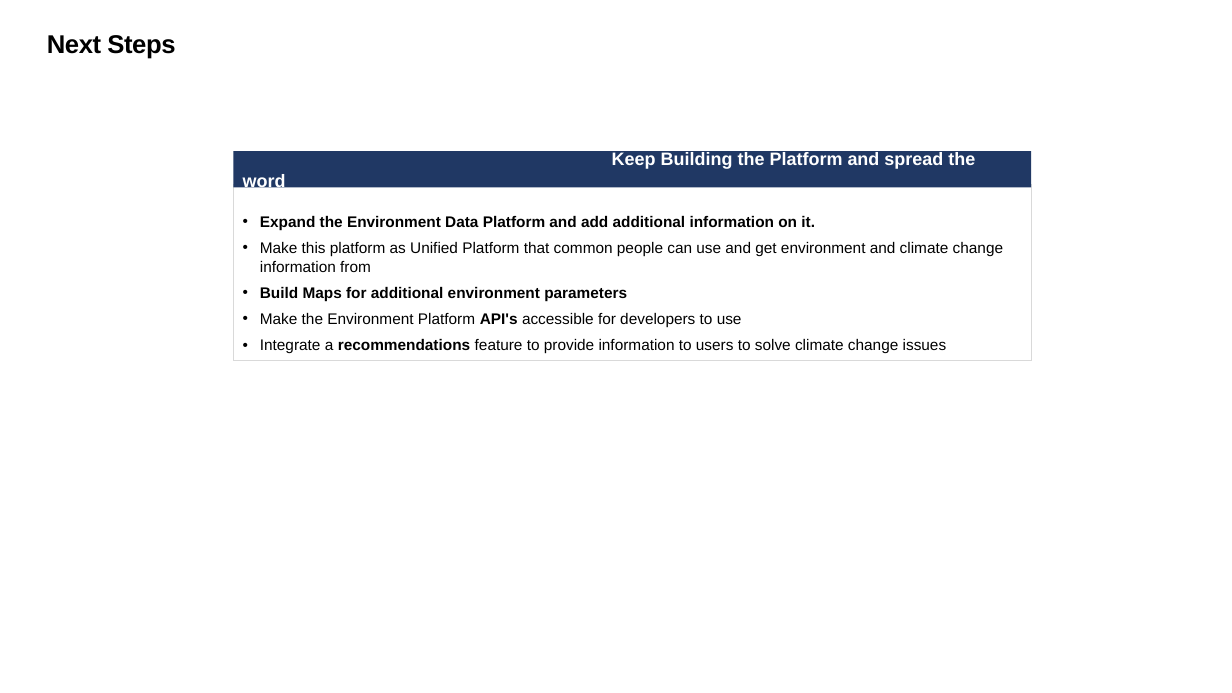
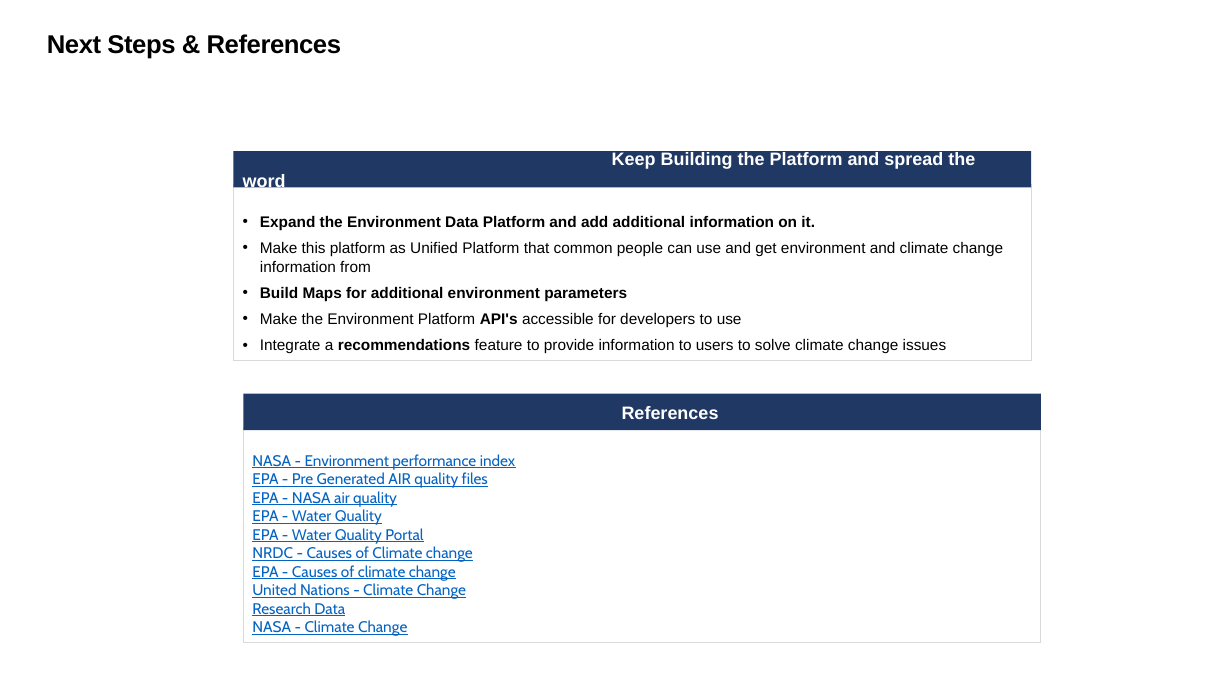
Before and after one commit to ruchirmathur/spaceapps, a slide deck: slide 7 of Environment Performance Indictors.pptx. Drawn at 1232x693 pixels with LibreOffice and Linux fonts; fonts in the diff are those of the drawing. Boxes give left, top, right and bottom in pixels: in the first picture for what was removed or moved away, otherwise in the second. Text is boxed around its words. In the diff, an @@ line names an element or a change of style, - is before the commit and + after.

```diff
--- a/Environment Performance Indictors.pptx
+++ b/Environment Performance Indictors.pptx
@@ text at [47,34,342,59]: text changed @@
-Next Steps
+Next Steps & References
@@ rectangle added at [243,394,1041,430], fill #203864, 14 pt, text #FFFFFF, bold @@
+References
@@ rectangle added at [243,427,1041,642], outline #D9D9D9 0.75 pt, 12 pt, text #0563C1, underline @@
+NASA - Environment performance index
+EPA - Pre Generated AIR quality files
+EPA - NASA air quality
+EPA - Water Quality
+EPA - Water Quality Portal
+NRDC - Causes of Climate change
+EPA - Causes of climate change
+United Nations - Climate Change
+Research Data
+NASA - Climate Change
```
